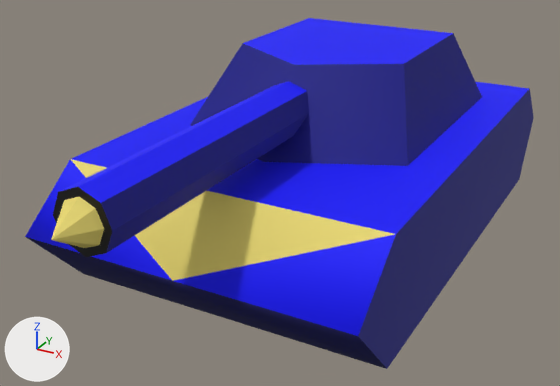
Before and after pictures for a commit that changed the FBX model Assets/Bullet.fbx.
Camera for both pictures: a camera (50 mm lens) standing at (0.00834, -0.01771, 0.00954) and looking at (-0.00029, -0.00202, 0.00169). The axes (+X, +Y, +Z) are drawn at lower left. The lights are the same throughout. The older version comes first. Where no turn or scale is listed for an object, it has been applied to the vertices.
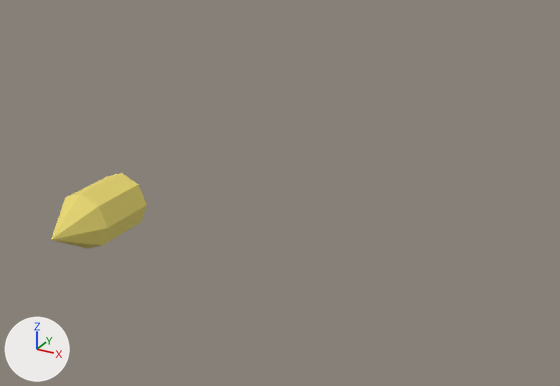
The newer file is also turned or shifted as a whole; pictures and numbers use the older file's frame.

The change in detail:
Object 'pCube1' (ob_pcube1) is deleted.
Object 'pCylinder2' (ob_pcylinder2) is deleted.

Location of each change, [x1, y1, x2, y2] in pixels of the pictures (560 x 386 px):
'pCube1', deleted: before [25, 82, 534, 369]
    faces in mat_blinn1 (blue #0000ff): [25, 82, 529, 336]
    faces in mat_blinn3 (blue #000082): [358, 89, 534, 368]
    faces in mat_blinn5 (yellow #e9d86f): [70, 159, 395, 281]
    faces in mat_blinn2 (dark blue #000053): [26, 237, 387, 369]
'pCylinder2', deleted: before [53, 18, 482, 257]
    faces in mat_blinn3 (blue #000082): [101, 33, 482, 253]
    faces in mat_blinn1 (blue #0000ff): [59, 18, 453, 203]
    faces in mat_lambert2 (black #000000): [53, 187, 112, 257]
